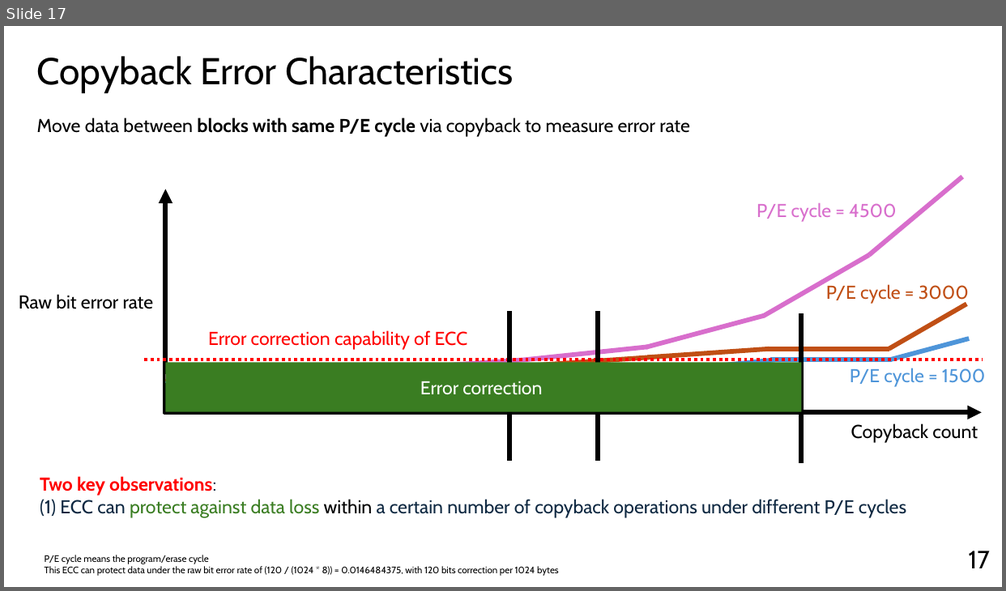
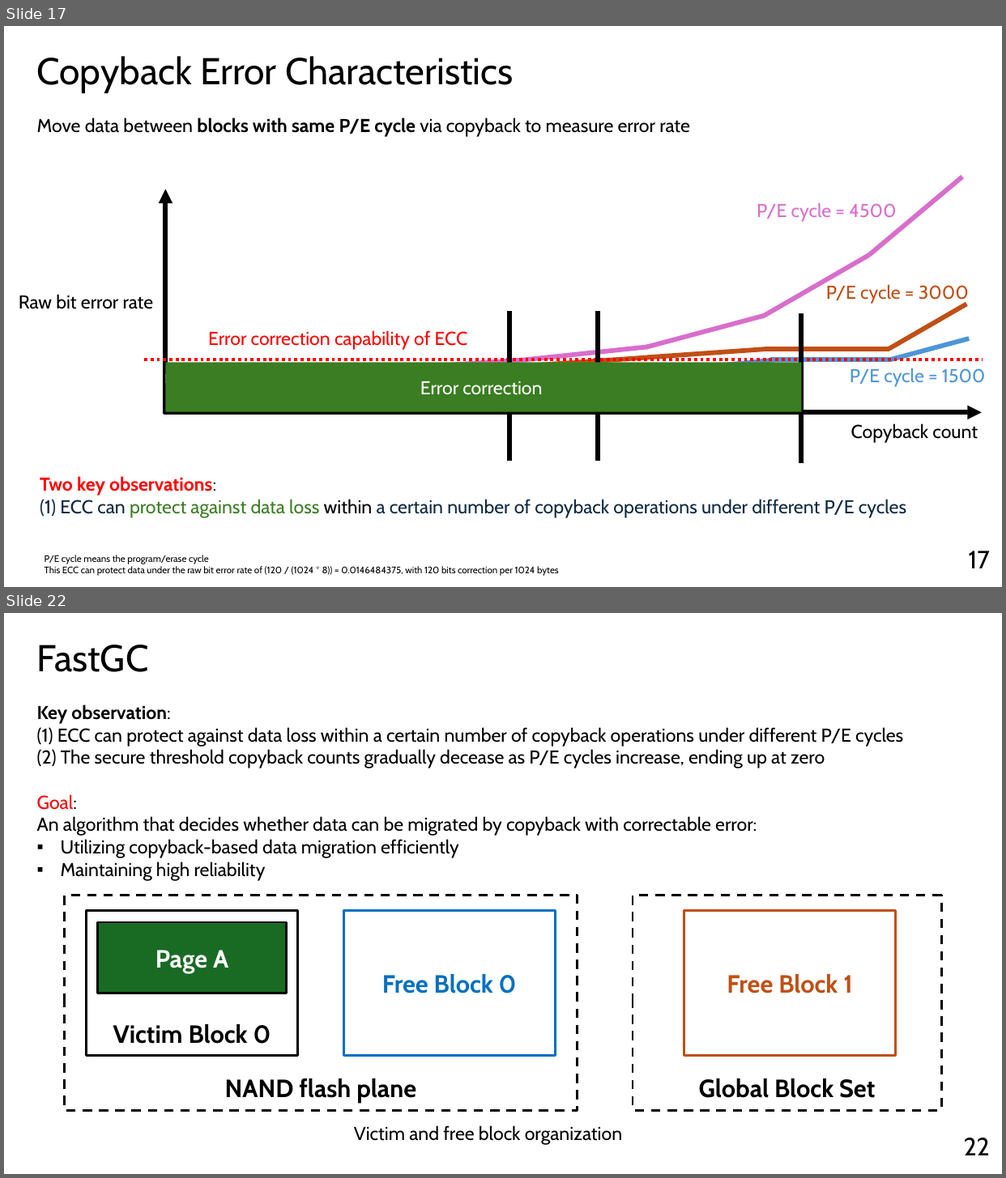
Before and after one commit to yousei-github/StudyNotes, a slide deck: temp/Presentation_Yang Sheng.pptx. Shown one above the other, each under a label of ours: slide 17 before the commit, slides 17 and 22 after it; the slides between them are not shown. The pictures are 1006x591 and 1006x1178 pixels, drawn with LibreOffice and Linux fonts; fonts in the diff are those of the drawing. Boxes give left, top, right and bottom in pixels: in the first picture for what was removed or moved away, otherwise in the second. Text is boxed around its words. In the diff, an @@ line names an element or a change of style, - is before the commit and + after.

```diff
--- a/temp/Presentation_Yang Sheng.pptx
+++ b/temp/Presentation_Yang Sheng.pptx
@@ slide 22 added at (x1=4, y1=613, x2=1002, y2=1174), background #FFFFFF @@
@@ text added at (x1=37, y1=645, x2=149, y2=672), 36 pt, text #000000 @@
+FastGC
@@ text added at (x1=37, y1=705, x2=903, y2=881), 18 pt, text #000000 @@
+Key observation:
+(1) ECC can protect against data loss within a certain number of copyback operations under different P/E cycles
+(2) The secure threshold copyback counts gradually decease as P/E cycles increase, ending up at zero
+Goal:
+An algorithm that decides whether data can be migrated by copyback with correctable error:
+▪ Utilizing copyback-based data migration efficiently
+▪ Maintaining high reliability
@@ group added at (x1=65, y1=895, x2=941, y2=1145): 6 rectangles, 1 text @@
+Victim and free block organization
+NAND flash plane
+Victim Block 0
+Page A
+Free Block 0
+Global Block Set
+Free Block 1
@@ page number added at (x1=964, y1=1138, x2=990, y2=1156), 24 pt, text #000000 @@
+22
```
Also in this commit, not shown: 12 slides changed, 15 other slides added, 1 slide removed.
